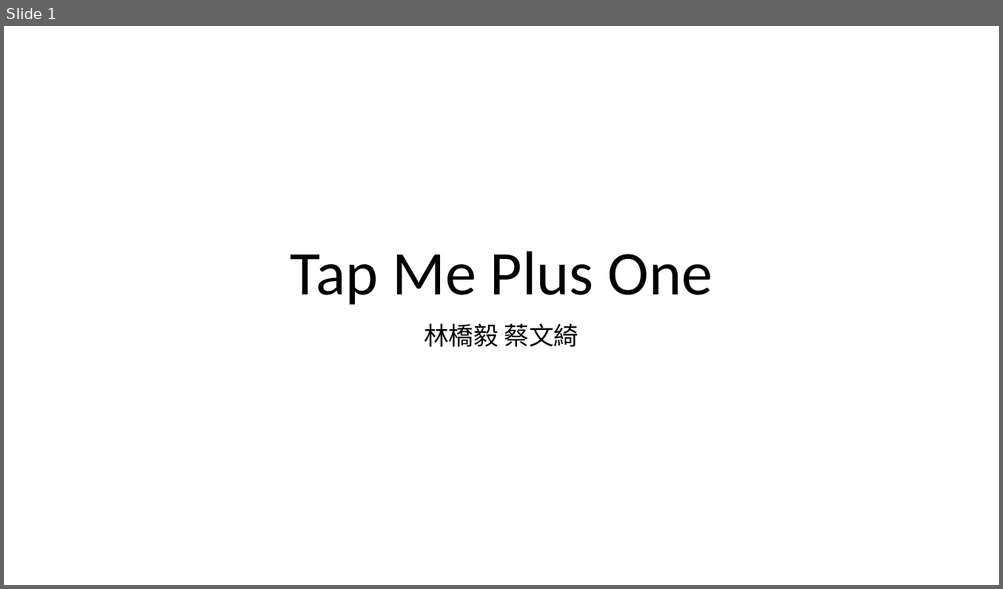
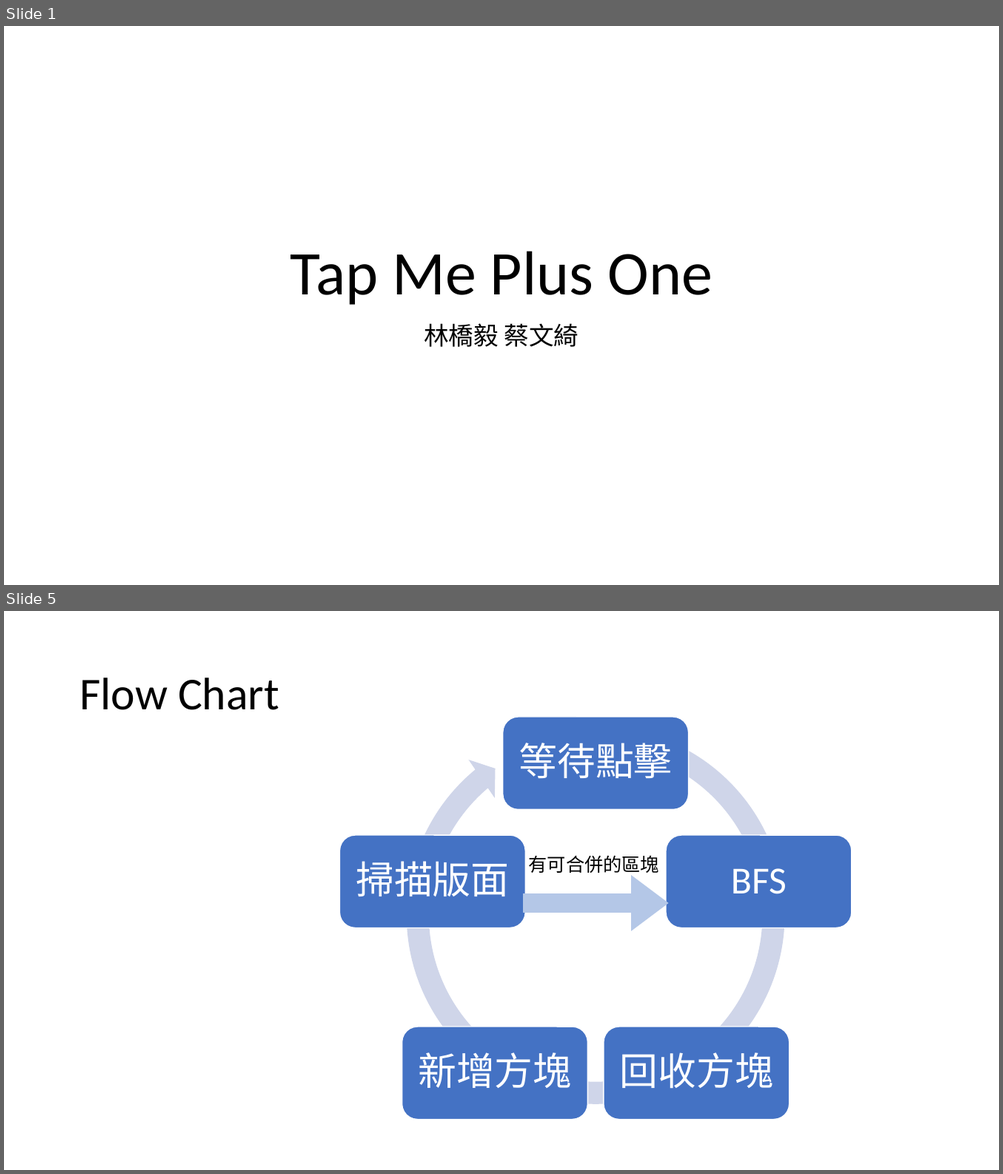
Before and after one commit to qiaoyi213/TapMePlusOne, a slide deck: Presentation.pptx. Shown one above the other, each under a label of ours: slide 1 before the commit, slides 1 and 5 after it; the slides between them are not shown. The pictures are 1003x589 and 1003x1174 pixels, drawn with LibreOffice and Linux fonts; fonts in the diff are those of the drawing. Boxes give left, top, right and bottom in pixels: in the first picture for what was removed or moved away, otherwise in the second. Text is boxed around its words. In the diff, an @@ line names an element or a change of style, - is before the commit and + after.

```diff
--- a/Presentation.pptx
+++ b/Presentation.pptx
@@ slide 5 added at bbox=[4, 611, 999, 1170], background #FFFFFF @@
@@ title added at bbox=[79, 678, 279, 710], 44 pt, text #000000 @@
+Flow Chart
@@ group added at bbox=[340, 715, 851, 1120]: 5 rounded rectangles, 5 texts, 1 circular arrow @@
+等待點擊
+BFS
+回收方塊
+新增方塊
+掃描版面
@@ text added at bbox=[529, 855, 659, 876], 18 pt, text #000000 @@
+有可合併的區塊
@@ arrow added from (523, 903) to (668, 903), #B4C7E7 18 pt @@
```
Also in this commit, not shown: 2 slides changed, 18 other slides added, 1 other file.
